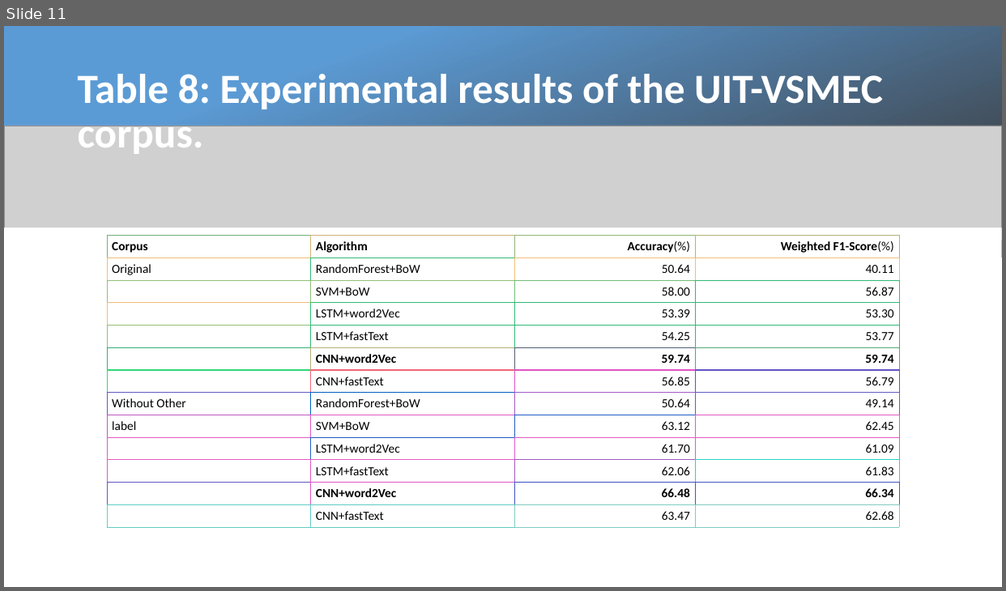
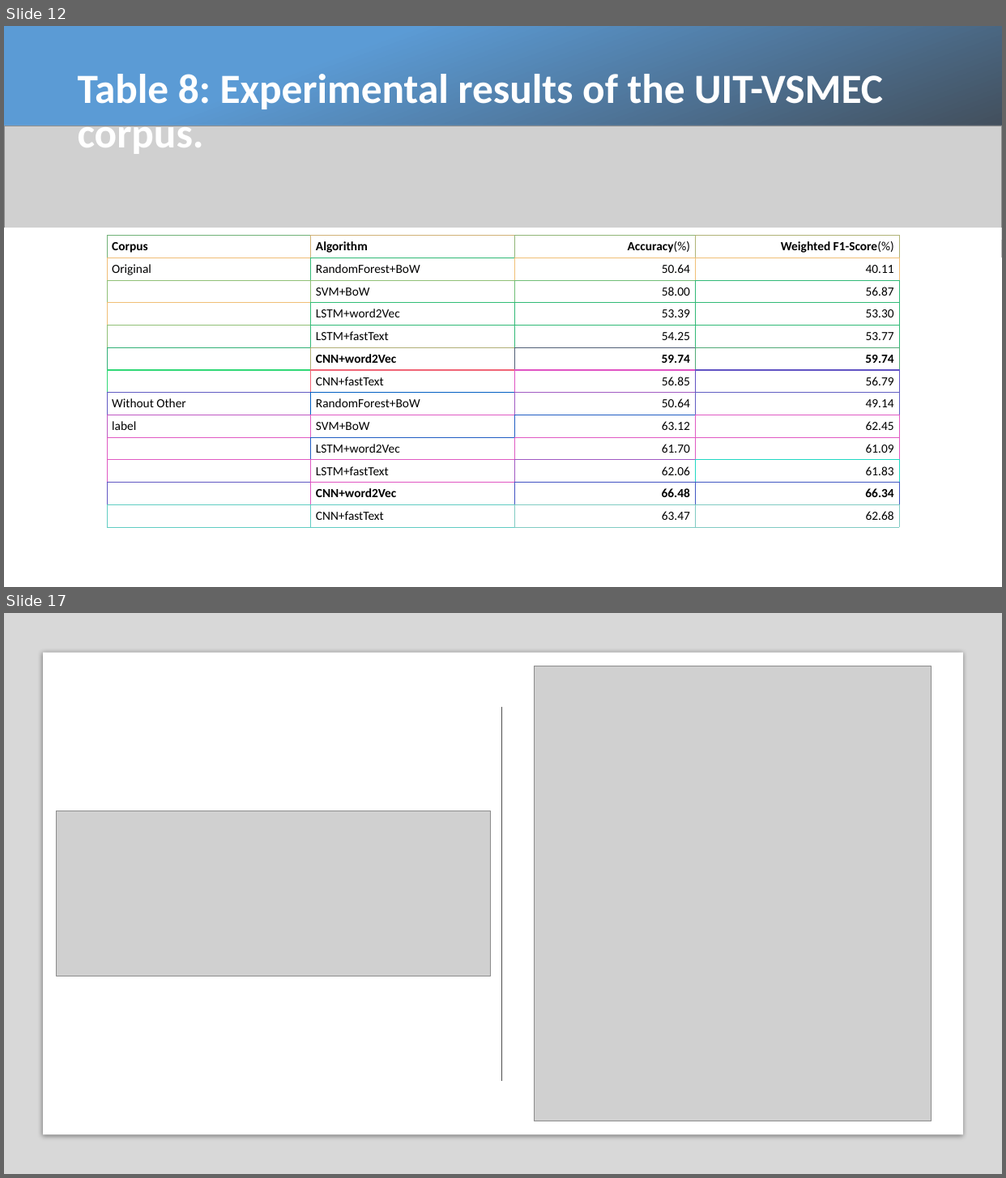
Before and after one commit to kelvng/Vietnamese-Social-Media-Emotion-Corpus, a slide deck: Report/Vietnamese Social Media Emotion Corpus.pptx. Shown one above the other, each under a label of ours: slide 11 before the commit, slides 12 and 17 after it; the slides between them are not shown. The pictures are 1006x591 and 1006x1178 pixels, drawn with LibreOffice and Linux fonts; fonts in the diff are those of the drawing; grey boxes stand for pictures. Boxes give left, top, right and bottom in pixels: in the first picture for what was removed or moved away, otherwise in the second. Text is boxed around its words. In the diff, an @@ line names an element or a change of style, - is before the commit and + after.

```diff
--- a/Report/Vietnamese Social Media Emotion Corpus.pptx
+++ b/Report/Vietnamese Social Media Emotion Corpus.pptx
@@ slide 17 added at (x1=4, y1=613, x2=1002, y2=1174), background #FFFFFF @@
@@ rectangle added at (x1=4, y1=613, x2=1002, y2=1174), fill #808080 at 30% opacity @@
@@ rectangle added at (x1=43, y1=653, x2=963, y2=1135), fill #FFFFFF @@
@@ picture added at (x1=534, y1=666, x2=931, y2=1122) @@
@@ line added from (502, 707) to (502, 1081), #4E4E4E 0.5 pt @@
@@ picture added at (x1=57, y1=811, x2=490, y2=976) @@
@@ what was slide 11 is now slide 12 @@
```
Also in this commit, not shown: 7 other slides added, 7 other files.
